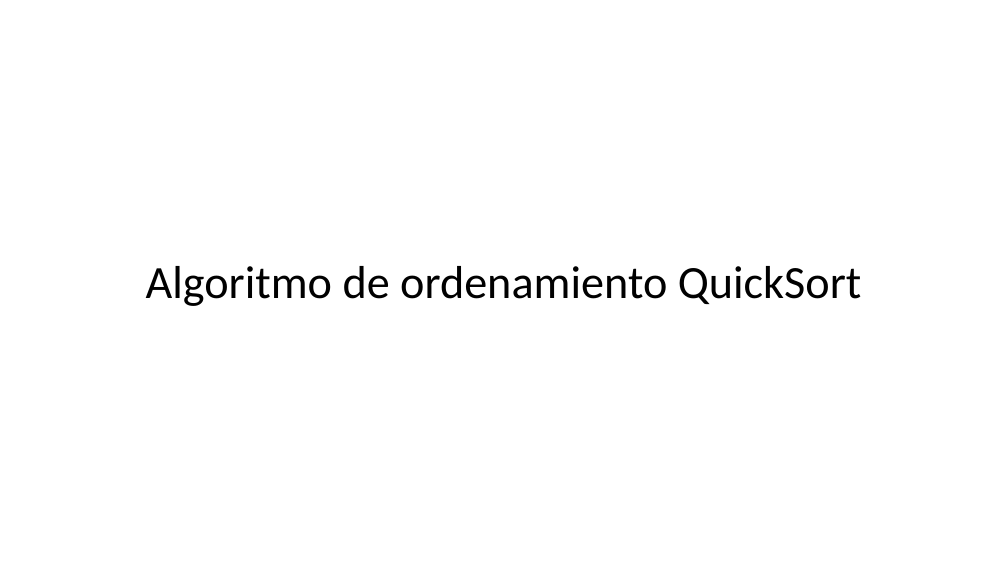
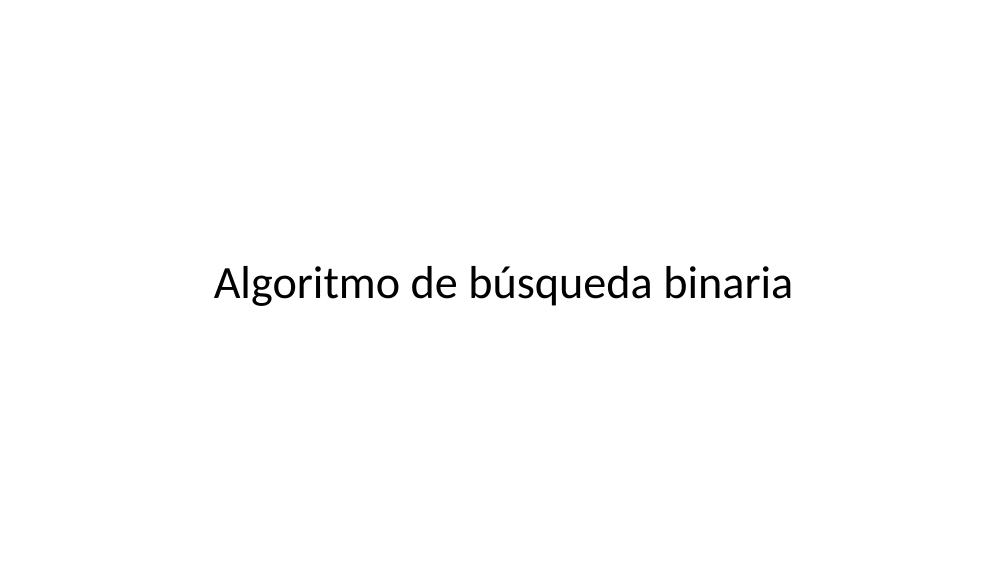
Before and after one commit to purrtgam/MiBicic-Project, a slide deck: slide 25 of Manual de proyecto.pptx (slide 23 before the commit). Drawn at 1008x567 pixels with LibreOffice and Linux fonts; fonts in the diff are those of the drawing. Boxes give left, top, right and bottom in pixels: in the first picture for what was removed or moved away, otherwise in the second. Text is boxed around its words. In the diff, an @@ line names an element or a change of style, - is before the commit and + after.

```diff
--- a/Manual de proyecto.pptx
+++ b/Manual de proyecto.pptx
@@ title at <box>214,266,793,306</box>: text changed @@
-Algoritmo de ordenamiento QuickSort
+Algoritmo de búsqueda binaria
```
Also in this commit, not shown: 9 slides added, 1 other file.
